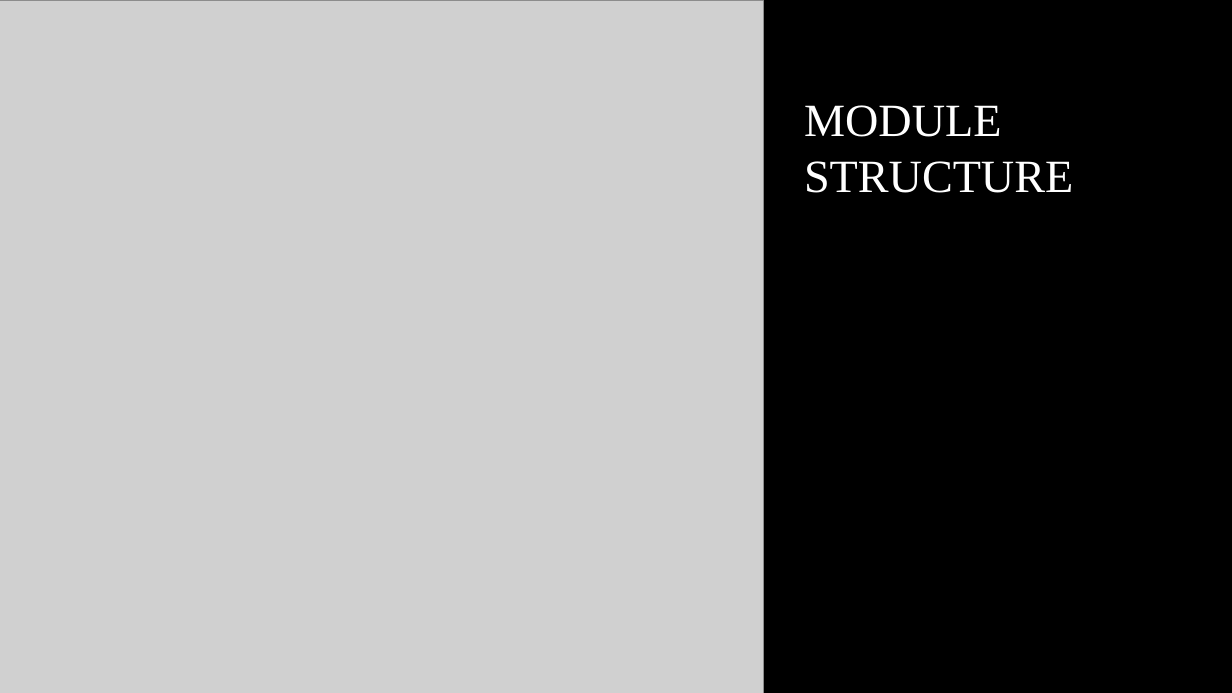
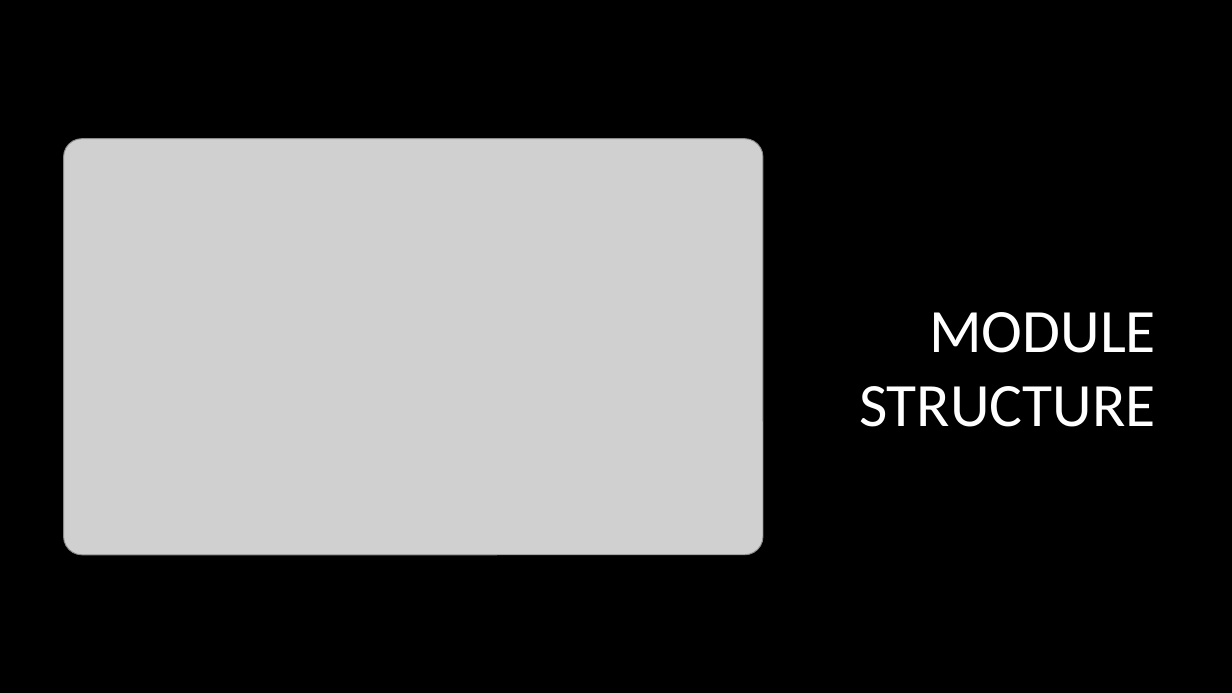
Before and after one commit to leviathansun/SystemVerilogMatrixMultiplicationExecutionEngine, a slide deck: slide 4 of LTS25HDLPresentation.pptx. Drawn at 1232x693 pixels with LibreOffice and Linux fonts; fonts in the diff are those of the drawing; grey boxes stand for pictures; background and template pictures are left out. Boxes give left, top, right and bottom in pixels: in the first picture for what was removed or moved away, otherwise in the second. Text is boxed around its words. In the diff, an @@ line names an element or a change of style, - is before the commit and + after.

```diff
--- a/LTS25HDLPresentation.pptx
+++ b/LTS25HDLPresentation.pptx
@@ title "MODULE STRUCTURE": place and size @@
-title "MODULE STRUCTURE" at [804,105,1073,193]
+title "MODULE STRUCTURE" at [859,312,1156,427]
@@ title "MODULE STRUCTURE" at [859,312,1156,427]: size 36 to 48 pt, font Times New Roman to Calibri; alignment left to right; vertical alignment middle to bottom @@
@@ picture: place and size @@
-picture at [0,0,763,693]
+picture at [64,139,763,555]
```
Also in this commit, not shown: 6 other slides changed, 18 other files.
